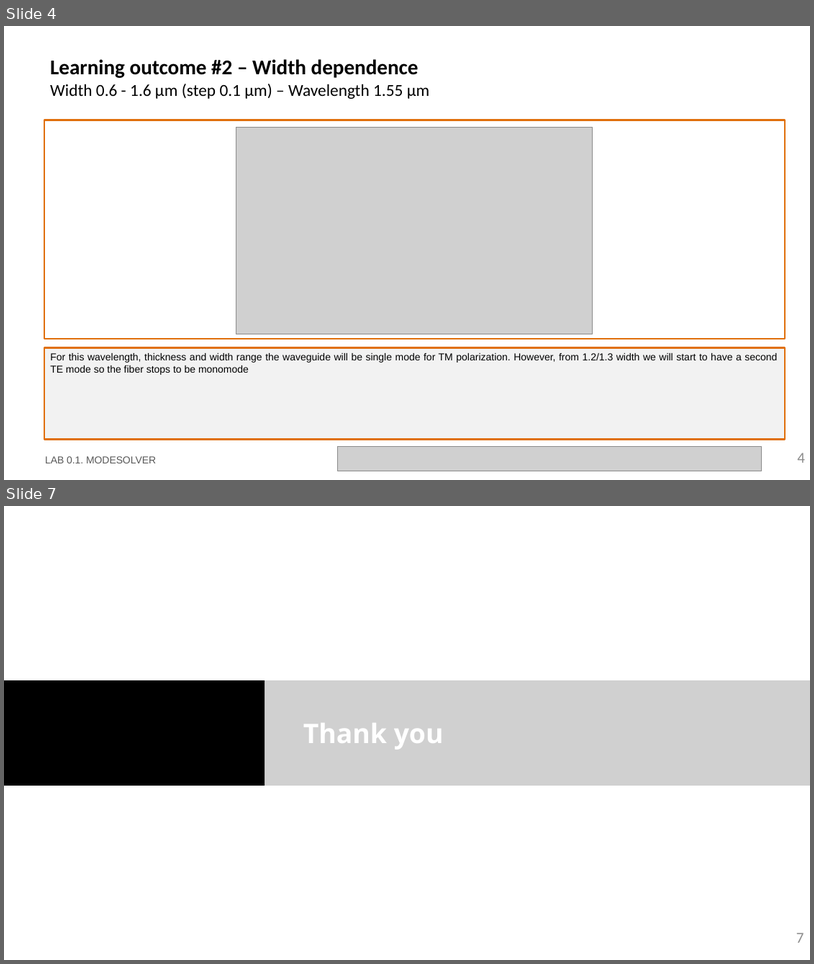
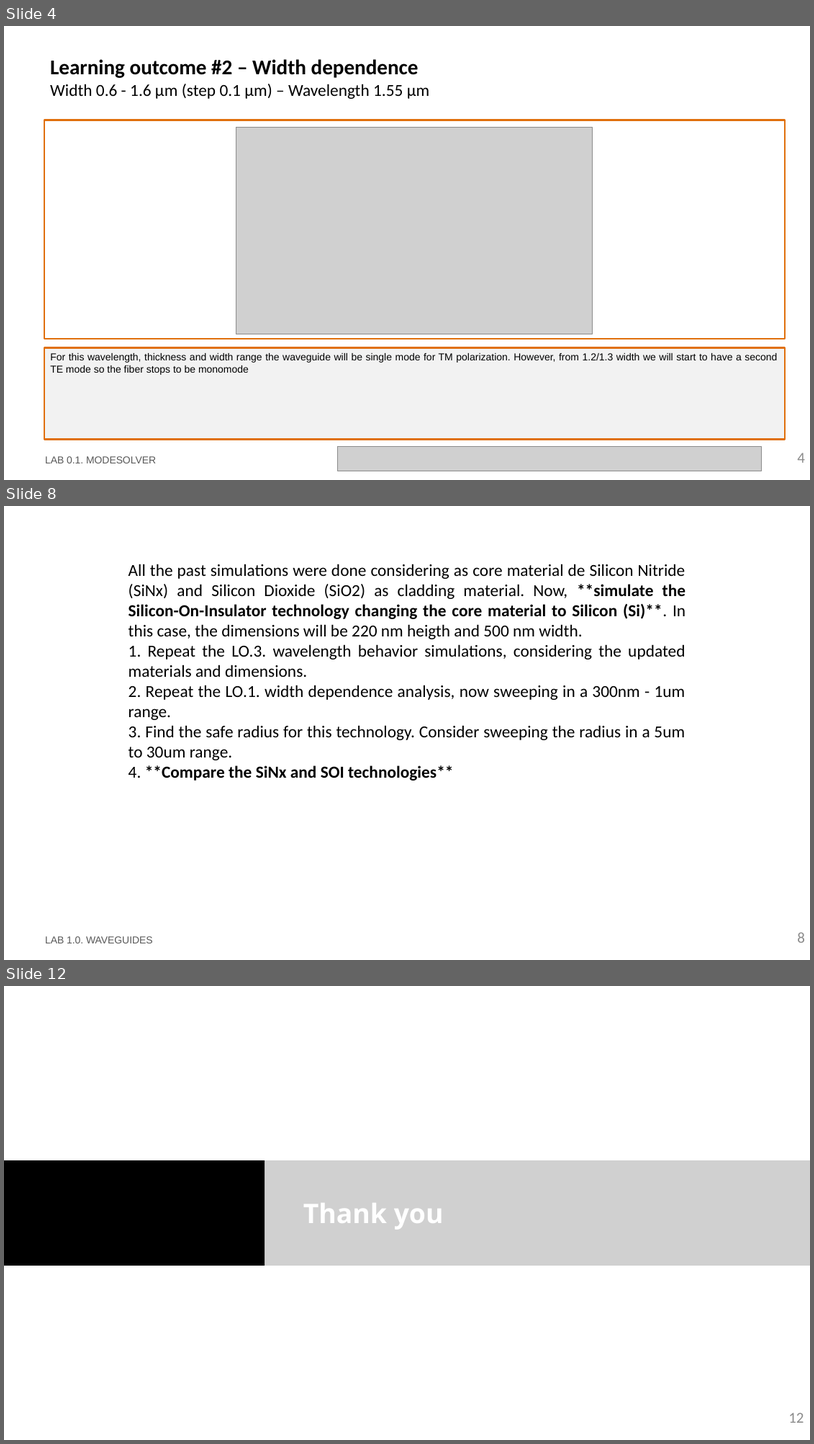
Before and after one commit to DBAEASE/pic-upv-lab1, a slide deck: LabBook_10.pptx. Shown one above the other, each under a label of ours: slides 4 and 7 before the commit, slides 4, 8 and 12 after it; the slides between them are not shown. The pictures are 814x964 and 814x1444 pixels, drawn with LibreOffice and Linux fonts; fonts in the diff are those of the drawing; grey boxes stand for pictures; background and template pictures are left out. Boxes give left, top, right and bottom in pixels: in the first picture for what was removed or moved away, otherwise in the second. Text is boxed around its words. In the diff, an @@ line names an element or a change of style, - is before the commit and + after.

```diff
--- a/LabBook_10.pptx
+++ b/LabBook_10.pptx
@@ slide 8 added at (x1=4, y1=506, x2=810, y2=960), background #FFFFFF @@
@@ text added at (x1=129, y1=564, x2=686, y2=780), 20 pt, text #000000 @@
+All the past simulations were done considering as core material de Silicon Nitride (SiNx) and Silicon Dioxide (SiO2) as cladding material. Now, **simulate the Silicon-On-Insulator technology changing the core material to Silicon (Si)**. In this case, the dimensions will be 220 nm heigth and 500 nm width.
+1. Repeat the LO.3. wavelength behavior simulations, considering the updated materials and dimensions.
+2. Repeat the LO.1. width dependence analysis, now sweeping in a 300nm - 1um range.
+3. Find the safe radius for this technology. Consider sweeping the radius in a 5um to 30um range.
+4. **Compare the SiNx and SOI technologies**
@@ text added at (x1=45, y1=936, x2=153, y2=943), 12 pt, text #585858 @@
+LAB 1.0. WAVEGUIDES
@@ page number added at (x1=797, y1=932, x2=805, y2=942), 18 pt, text #8C8C8C @@
+8
@@ what was slide 7 is now slide 12 @@
@@ page number at (x1=789, y1=1412, x2=804, y2=1422): text changed @@
-7
+12
```
Also in this commit, not shown: 2 slides changed, 4 other slides added.
